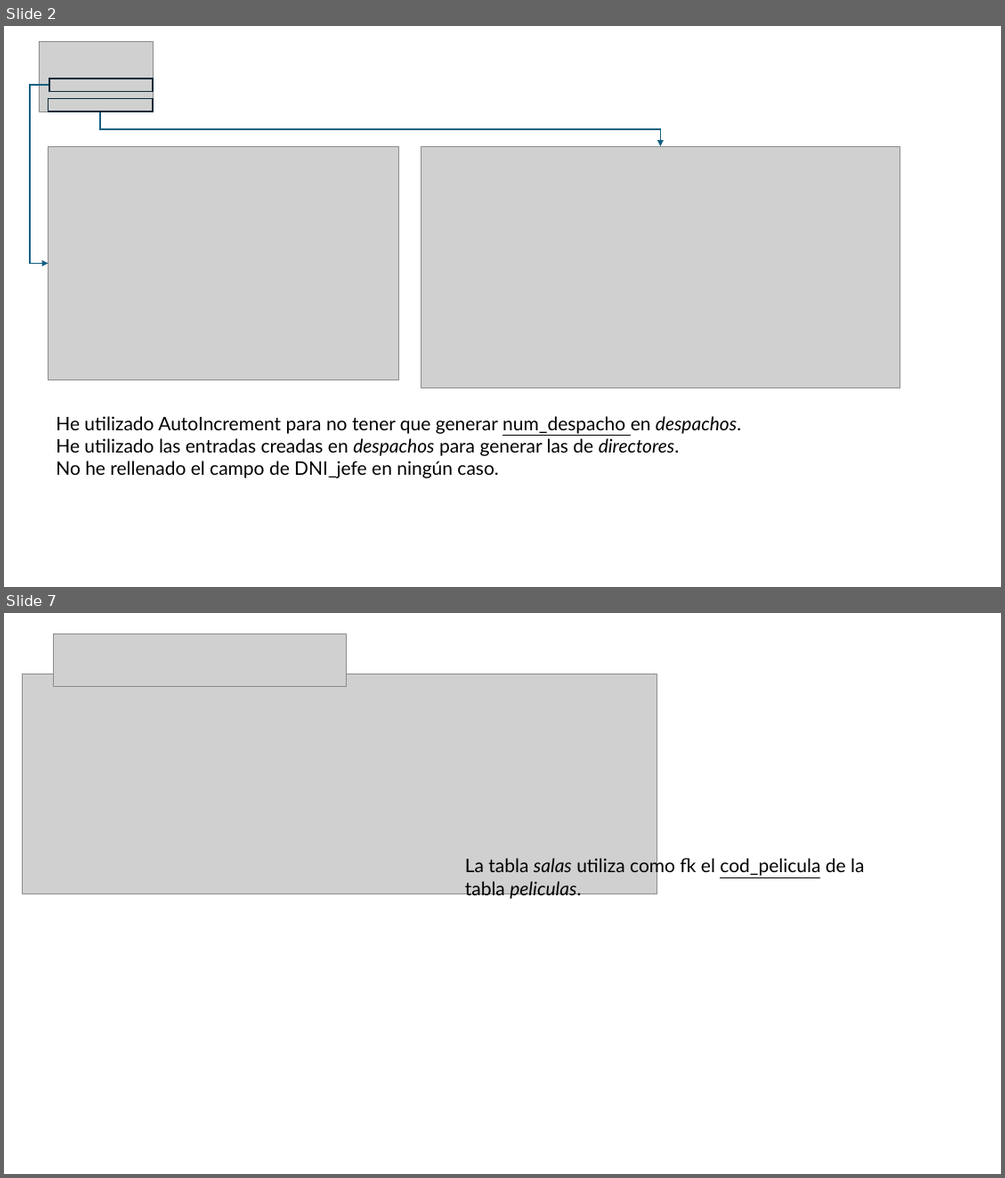
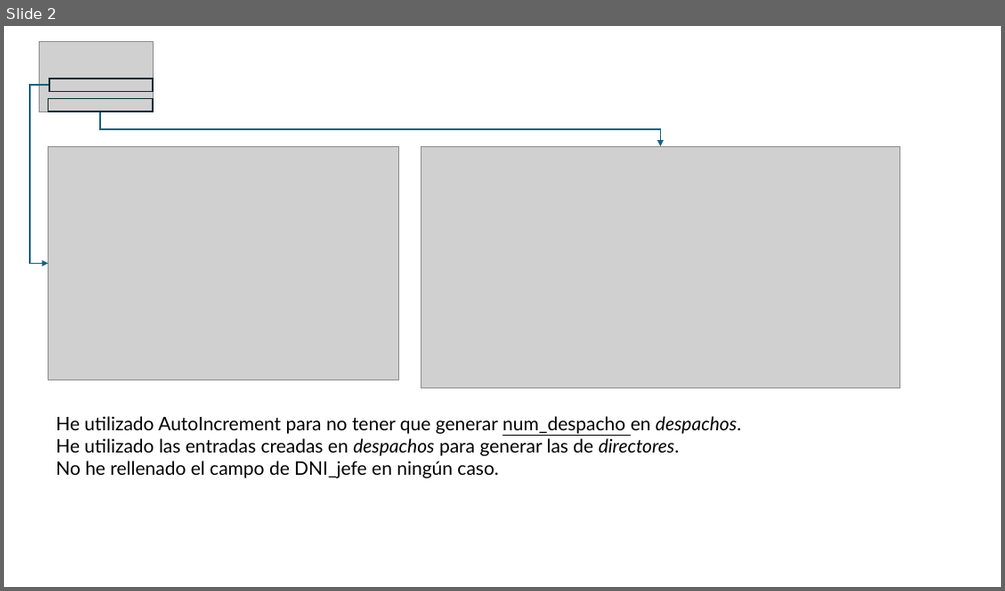
Before and after one commit to AchillesD9-Alex/-2024-Java-Angular-Bootcamp, a slide deck: [JAVA]/C3/TA15/ta15.pptx. Shown one above the other, each under a label of ours: slides 2 and 7 before the commit, slide 2 after it; the slides between them are not shown. The pictures are 1005x1178 and 1005x591 pixels, drawn with LibreOffice and Linux fonts; fonts in the diff are those of the drawing; grey boxes stand for pictures. Boxes give left, top, right and bottom in pixels: in the first picture for what was removed or moved away, otherwise in the second. Text is boxed around its words. In the diff, an @@ line names an element or a change of style, - is before the commit and + after.

```diff
--- a/[JAVA]/C3/TA15/ta15.pptx
+++ b/[JAVA]/C3/TA15/ta15.pptx
@@ slide 7 removed at box(4, 613, 1001, 1174), background #FFFFFF @@
@@ picture removed at box(53, 634, 347, 686) @@
@@ picture removed at box(22, 674, 657, 893) @@
@@ text removed at box(465, 856, 864, 899) @@
-La tabla salas utiliza como fk el cod_pelicula de la tabla peliculas.
```
Also in this commit, not shown: 2 slides changed, 2 slides added, 9 other slides removed, 1 other file.
